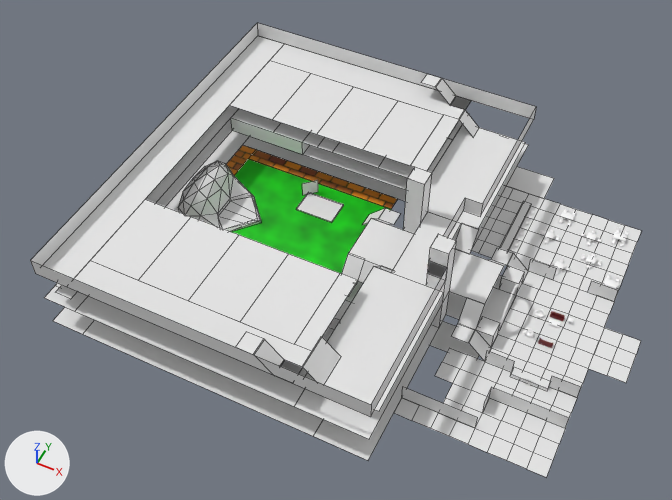
The Blender file content/maps/drafting_map/map_ChateauxCamlann_workingfile.blend: old version first, new version second.
Rendered twice from a 50 mm camera at (-5.3, -129.4, 161.9) aimed at (-68.4, -3.1, 4.0). Arrows for +X, +Y and +Z are at lower left; the lights stay in place. The first picture is the older version. Mesh edges are drawn as thin lines on the coarser meshes.

The scene before the commit, as lines of its bpy script (objects in view):
```python
me_cube_010 = bpy.data.meshes.new('Cube.010')
me_cube_010.from_pydata(...)  # a box spanning x -2.0..2.0, y -2.0..2.0, z -2.0..-1.69
me_plane_068 = bpy.data.meshes.new('Plane.068')
me_plane_068.from_pydata([(-3.33, -1.4, 0.0), (2.0, -1.4, 0.0), (-3.33, 1.8, 0.0), (2.0, 1.8, 0.0)], [], [(0, 1, 3, 2)])
me_plane_073 = bpy.data.meshes.new('Plane.073')
me_plane_073.from_pydata([(-2.0, -2.67, 0.0), (2.0, -2.67, 0.0), (-2.0, 4.0, 0.0), (2.0, 4.0, 0.0)], [], [(0, 1, 3, 2)])
ob_farmpatch = bpy.data.objects.new('FarmPatch', me_cube_010)
ob_farmpatch.parent = ob_atrium_parent
ob_farmpatch.location = (-79.7, 10.8, 2.0)
ob_farmpatch.scale = (2.41, 1.61, 1.0)
ob_rm404 = bpy.data.objects.new('rm404', me_plane_073)
ob_rm404.parent = ob_sorting_4thfloor_parent
ob_rm404.location = (-102.0, -30.0, 16.0)
ob_rm404.scale = (3.0, 3.0, 1.0)
ob_upper_w_hall_002 = bpy.data.objects.new('Upper_W_Hall.002', me_plane_068)
ob_upper_w_hall_002.parent = ob_sorting_3rdfloor_parent
ob_upper_w_hall_002.location = (-46.0, -28.0, 12.0)
ob_upper_w_hall_002.scale = (3.0, 10.0, 1.0)
# also in view: 'Upper_Kitchen' at (-82.0, 32.0, 8.0); 'Walkway' at (-48.0, 0.0, 12.0); 'Elevator_Main' at (-42.0, -8.0, 12.0); 'hall_kitchen' at (-70.0, 42.0, 0.0); 'staff_hallway' at (-46.0, -26.0, 0.0)
```
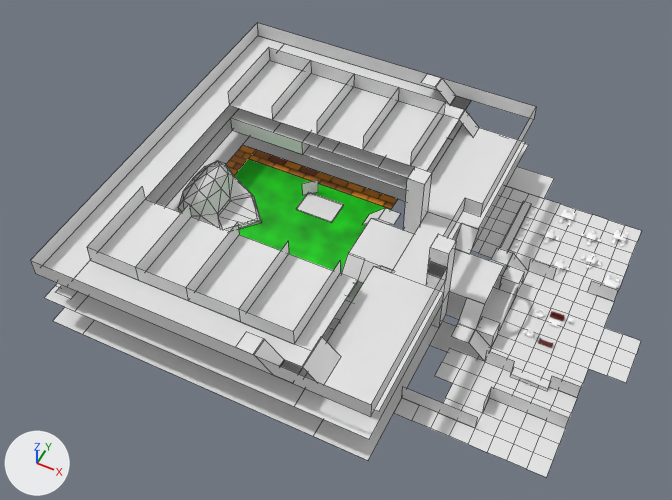
Commit message: MORE WALLS

What changed in the scene script:
```text
Add me_plane_097:
    me_plane_097.from_pydata([(-2.0, -18.0, 0.0), (2.0, -18.0, 0.0), (-2.0, 2.0, 0.0), (2.0, 2.0, 0.0), (-2.0, -18.0, -12.0), (2.0, -18.0, -12.0), (-2.0, -18.0, -24.0), (2.0, -18.0, -24.0), (-2.0, -18.0, -36.0), (2.0, -18.0, -36.0), (-2.0, -18.0, -48.0), (2.0, -18.0, -48.0), (-2.0, 2.0, -48.0), (2.0, 2.0, -48.0), (-2.0, 2.0, -12.0), (2.0, 2.0, -12.0), (-2.0, 2.0, -24.0), (2.0, 2.0, -24.0), (-2.0, 2.0, -36.0), (2.0, 2.0, -36.0)], [], [(0, 1, 3, 2), (1, 0, 4, 5), (5, 4, 6, 7), (7, 6, 8, 9), (9, 8, 10, 11), (11, 10, 12, 13), (8, 9, 19, 18), (6, 7, 17, 16), (4, 5, 15, 14)])
Add ob_4thfloor_roomwallse:
    ob_4thfloor_roomwallse = bpy.data.objects.new('4thfloor_roomWallsE', me_plane_097)
    ob_4thfloor_roomwallse.location = (-60.0, -20.0, 18.0)
    ob_4thfloor_roomwallse.rotation_euler = (0.0, 1.571, 0.0)  # degrees (0, 90, 0)
Add ob_4thfloor_roomwallsw:
    ob_4thfloor_roomwallsw = bpy.data.objects.new('4thfloor_roomWallsW', me_plane_097.copy())
    ob_4thfloor_roomwallsw.location = (-108.0, 20.0, 18.0)
    ob_4thfloor_roomwallsw.rotation_euler = (0.0, 1.571, 3.142)  # degrees (0, 90, 180)
```

Where the change shows, as pixel boxes [x1, y1, x2, y2] in the pictures (672 x 500 px):
'4thfloor_roomWallsE', added: after [87, 186, 340, 344]
'4thfloor_roomWallsW', added: after [228, 48, 445, 166]
